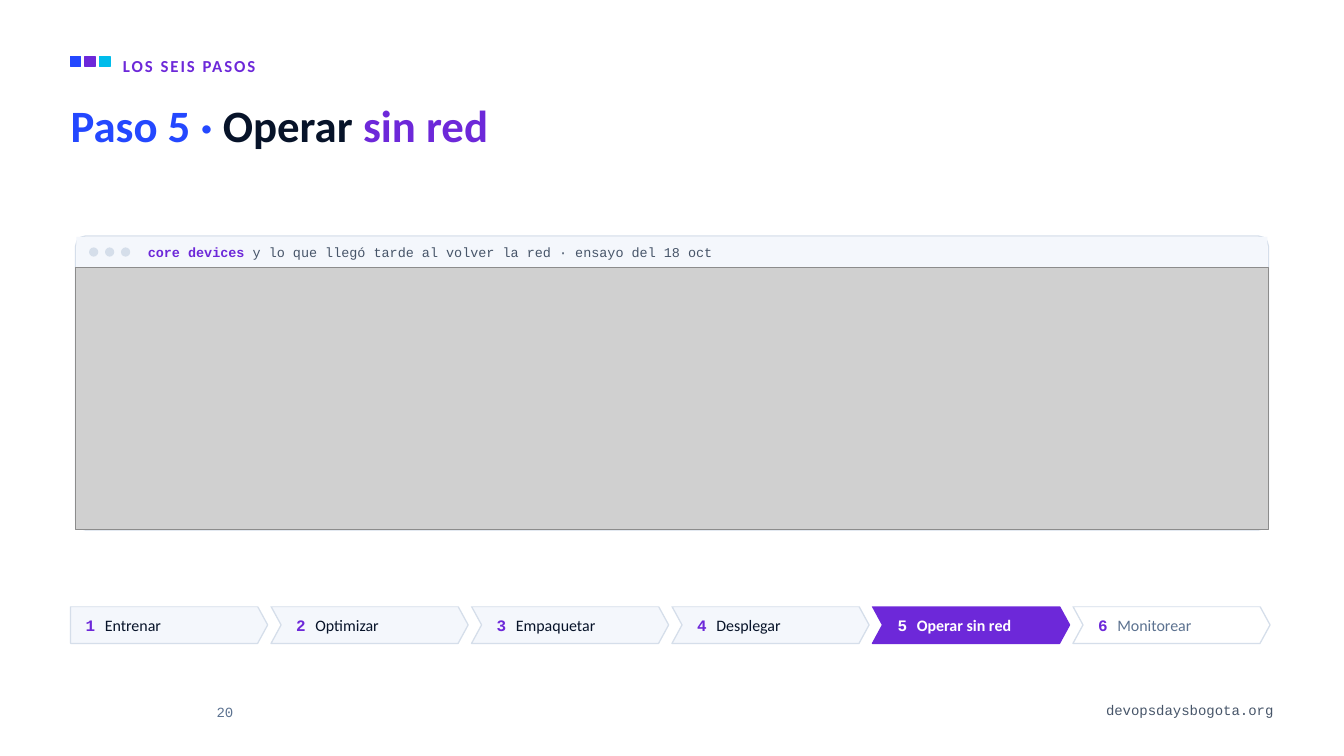
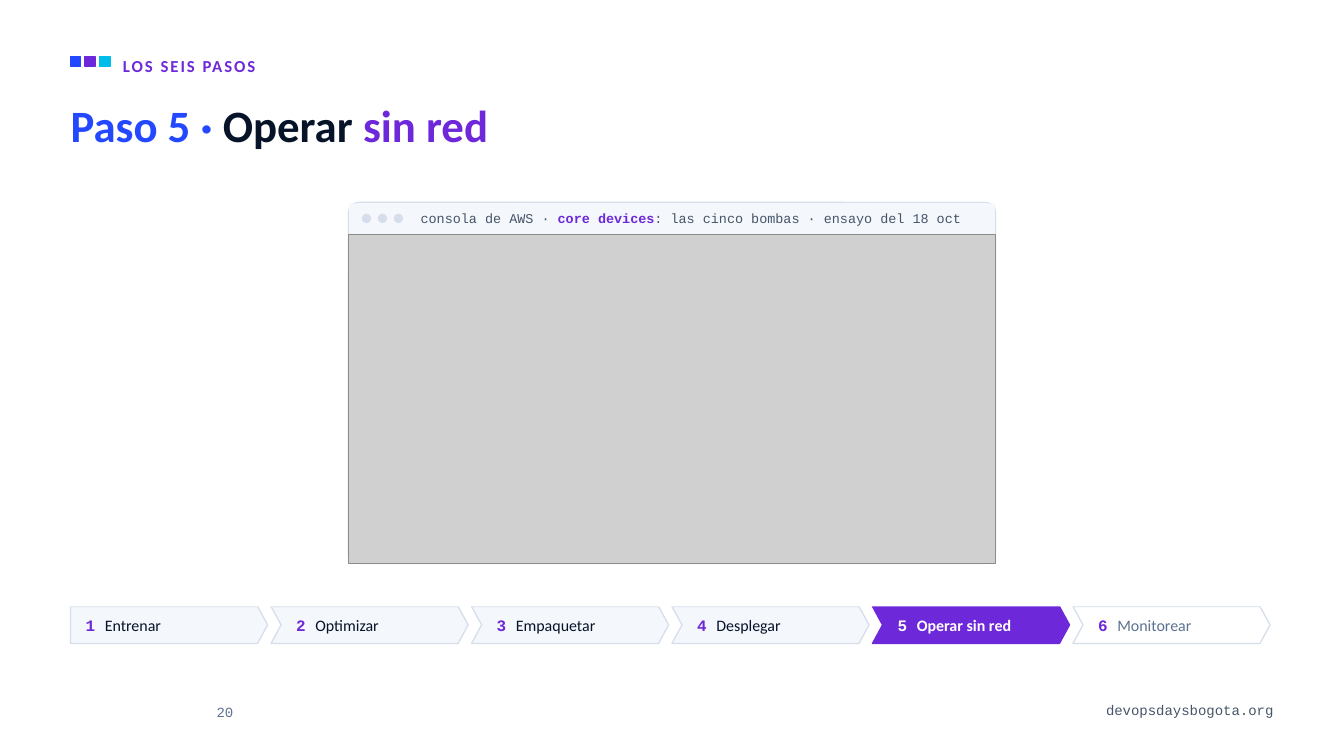
Before and after one commit to alejandro945/mlops-a-ciegas, a slide deck: slide 20 of talk/MLOps-a-ciegas-DevOpsDays-Bogota-2026.pptx. Drawn at 1344x756 pixels with LibreOffice and Linux fonts; fonts in the diff are those of the drawing; grey boxes stand for pictures; background and template pictures are left out. Boxes give left, top, right and bottom in pixels: in the first picture for what was removed or moved away, otherwise in the second. Text is boxed around its words. In the diff, an @@ line names an element or a change of style, - is before the commit and + after.

```diff
--- a/talk/MLOps-a-ciegas-DevOpsDays-Bogota-2026.pptx
+++ b/talk/MLOps-a-ciegas-DevOpsDays-Bogota-2026.pptx
@@ rounded rectangle: place and size @@
-rounded rectangle at <box>76,236,1268,530</box>
+rounded rectangle at <box>349,203,996,564</box>
@@ rounded rectangle at <box>349,203,996,564</box>: proportions changed @@
@@ rectangle: place and size @@
-rectangle at <box>77,237,1268,268</box>
+rectangle at <box>349,204,994,235</box>
@@ picture: place and size @@
-picture at <box>76,268,1268,530</box>
+picture at <box>349,235,996,565</box>
@@ 3 rounded rectangles: place and size @@
-3 rounded rectangles at <box>89,247,130,256</box>
+3 rounded rectangles at <box>362,214,403,223</box>
@@ text at <box>421,214,961,226</box>: text changed @@
-core devices y lo que llegó tarde al volver la red · ensayo del 18 oct
+consola de AWS · core devices: las cinco bombas · ensayo del 18 oct
```
Also in this commit, not shown: 5 other slides changed, 11 other files.
